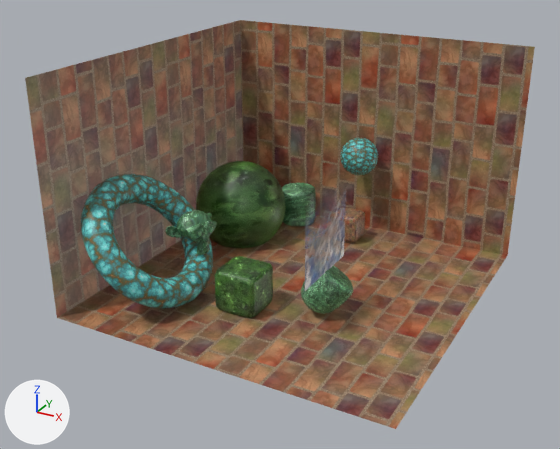
The COLLADA model Models/scene.dae, before and after one commit.
One viewpoint serves both versions: a camera (50 mm lens) standing at (15.12, -29.44, 17.63) and looking at (-0.49, -1.05, 3.44). Arrows for +X, +Y and +Z are at lower left; the lights stay in place. Where no turn or scale is listed for an object, it has been applied to the vertices.
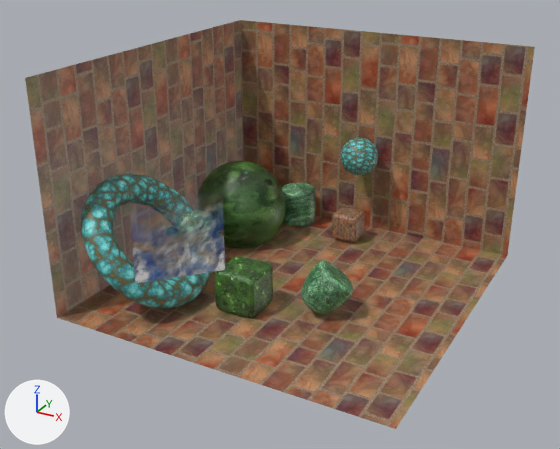
Patch to the scene script:
```diff
--- a/Models/scene.dae.py
+++ b/Models/scene.dae.py
@@ ob_plane_001 @@
 ob_plane_001 = bpy.data.objects.new('Plane_001', me_plane_001)
-ob_plane_001.location = (2.48, -2.45, 4.27)
-ob_plane_001.rotation_euler = (0.0, 1.571, 0.0)  # degrees (0, 90, 0)
+ob_plane_001.location = (-2.74, -5.7, 4.27)
+ob_plane_001.rotation_euler = (0.74, 1.571, 0.0)  # degrees (42, 90, 0)
 ob_plane_001.scale = (1.94, 1.94, 1.94)
```

What differs and where, as boxes [x1, y1, x2, y2] in the pictures (560 x 449 px):
'Plane_001', moved, turned: before [305, 215, 345, 291]; after [132, 227, 225, 283]
